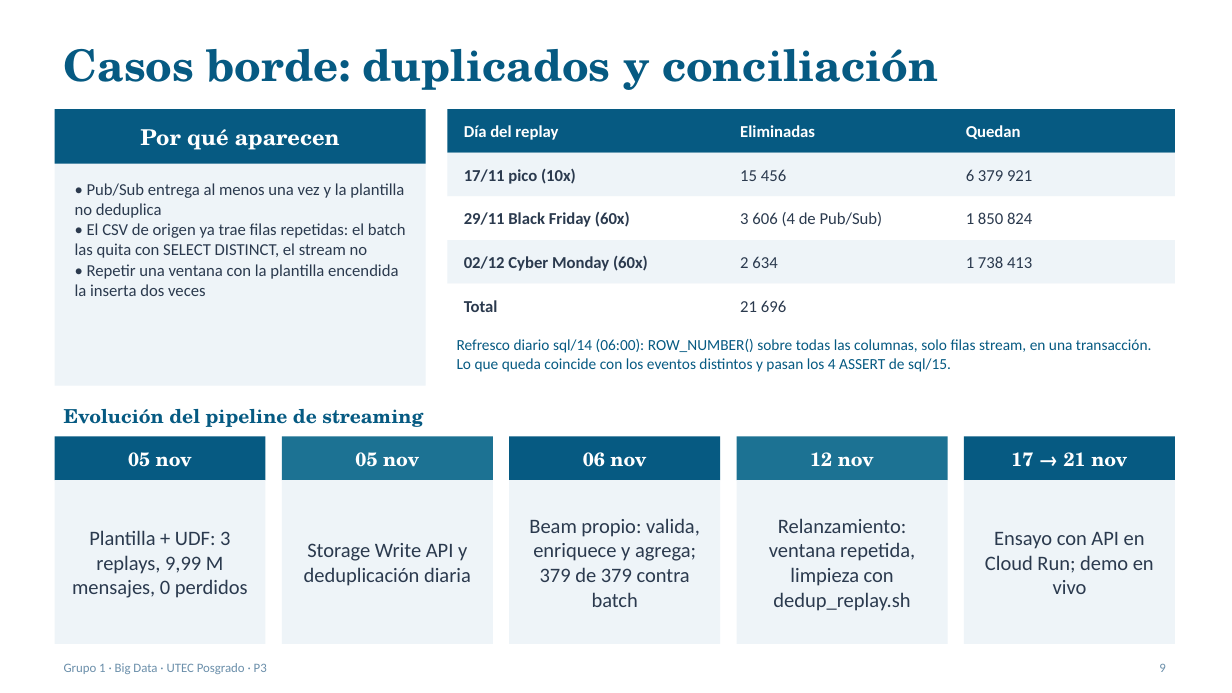
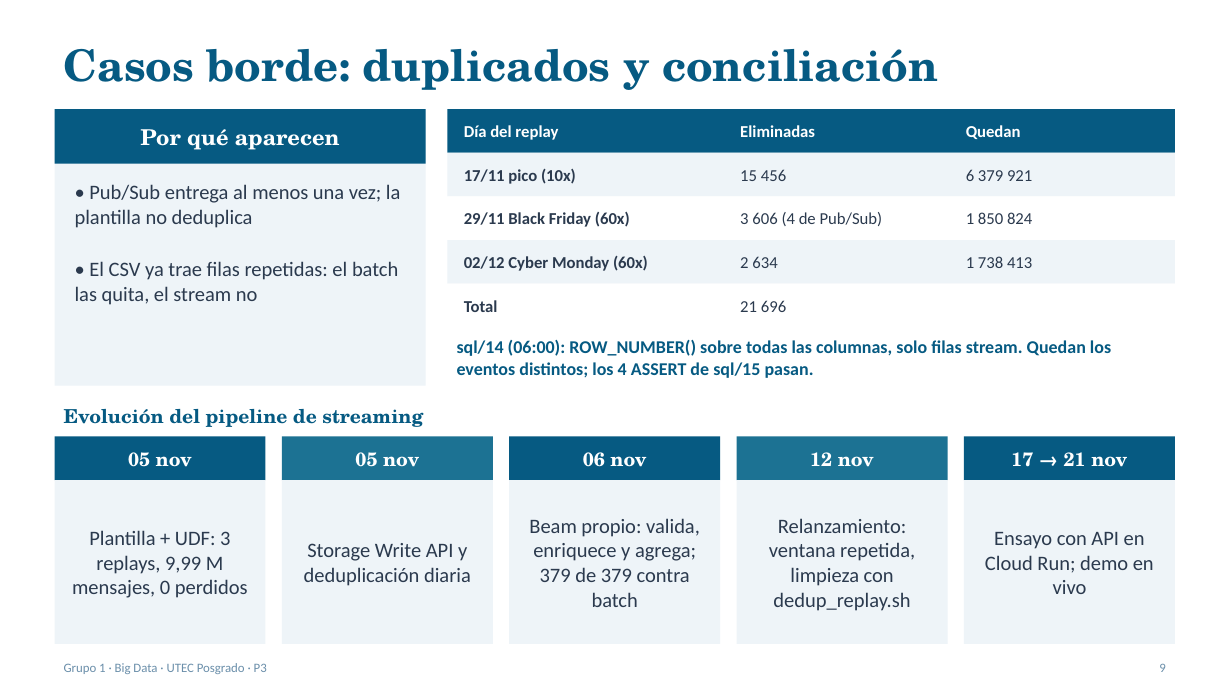
Before and after one commit to RVargasC22/bigdata-g1-ecommerce-gcp, a slide deck: slide 9 of docs/p3/Sustentacion_P3.pptx. Drawn at 1232x693 pixels with LibreOffice and Linux fonts; fonts in the diff are those of the drawing. Boxes give left, top, right and bottom in pixels: in the first picture for what was removed or moved away, otherwise in the second. Text is boxed around its words. In the diff, an @@ line names an element or a change of style, - is before the commit and + after.

```diff
--- a/docs/p3/Sustentacion_P3.pptx
+++ b/docs/p3/Sustentacion_P3.pptx
@@ text at (75, 184, 401, 305): text changed; size 13 to 16 pt @@
-• Pub/Sub entrega al menos una vez y la plantilla no deduplica
-• El CSV de origen ya trae filas repetidas: el batch las quita con SELECT DISTINCT, el stream no
-• Repetir una ventana con la plantilla encendida la inserta dos veces
+• Pub/Sub entrega al menos una vez; la plantilla no deduplica
+• El CSV ya trae filas repetidas: el batch las quita, el stream no
@@ text at (457, 340, 1111, 378): text changed; size 12 to 14 pt; bold on @@
-Refresco diario sql/14 (06:00): ROW_NUMBER() sobre todas las columnas, solo filas stream, en una transacción. Lo que queda coincide con los eventos distintos y pasan los 4 ASSERT de sql/15.
+sql/14 (06:00): ROW_NUMBER() sobre todas las columnas, solo filas stream. Quedan los eventos distintos; los 4 ASSERT de sql/15 pasan.
```
Also in this commit, not shown: 4 other slides changed, 1 other file.
